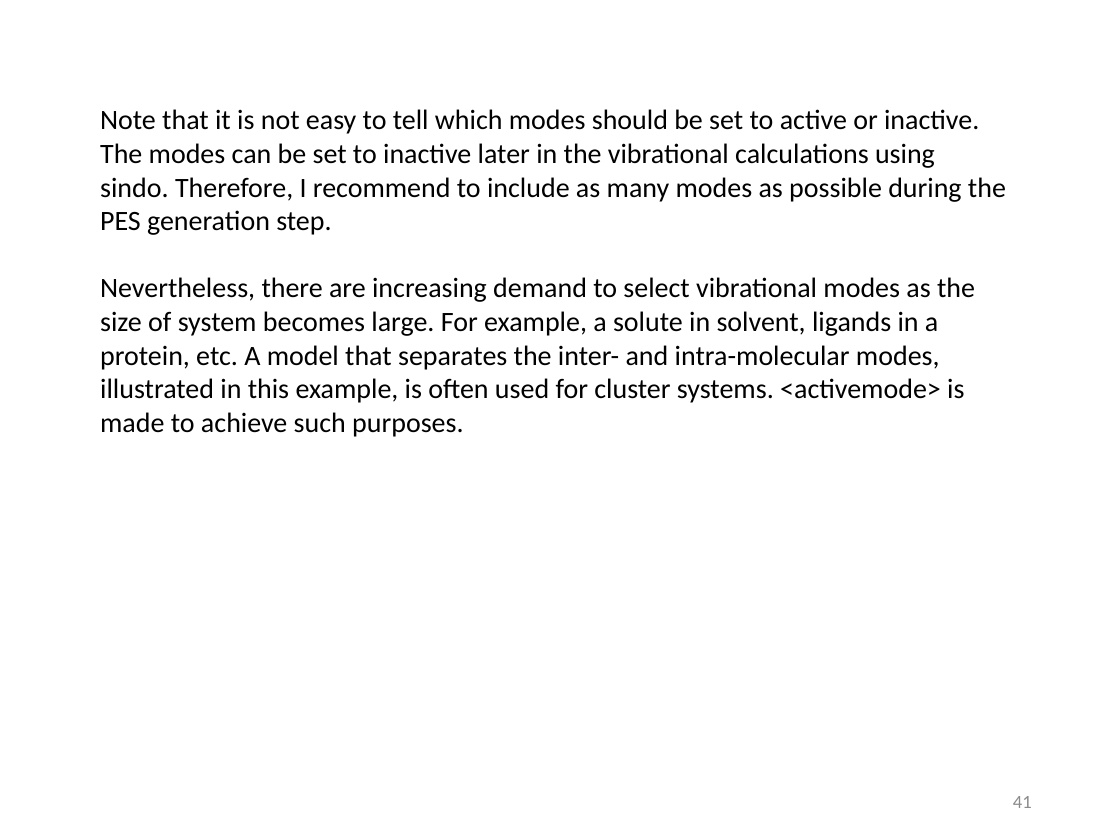
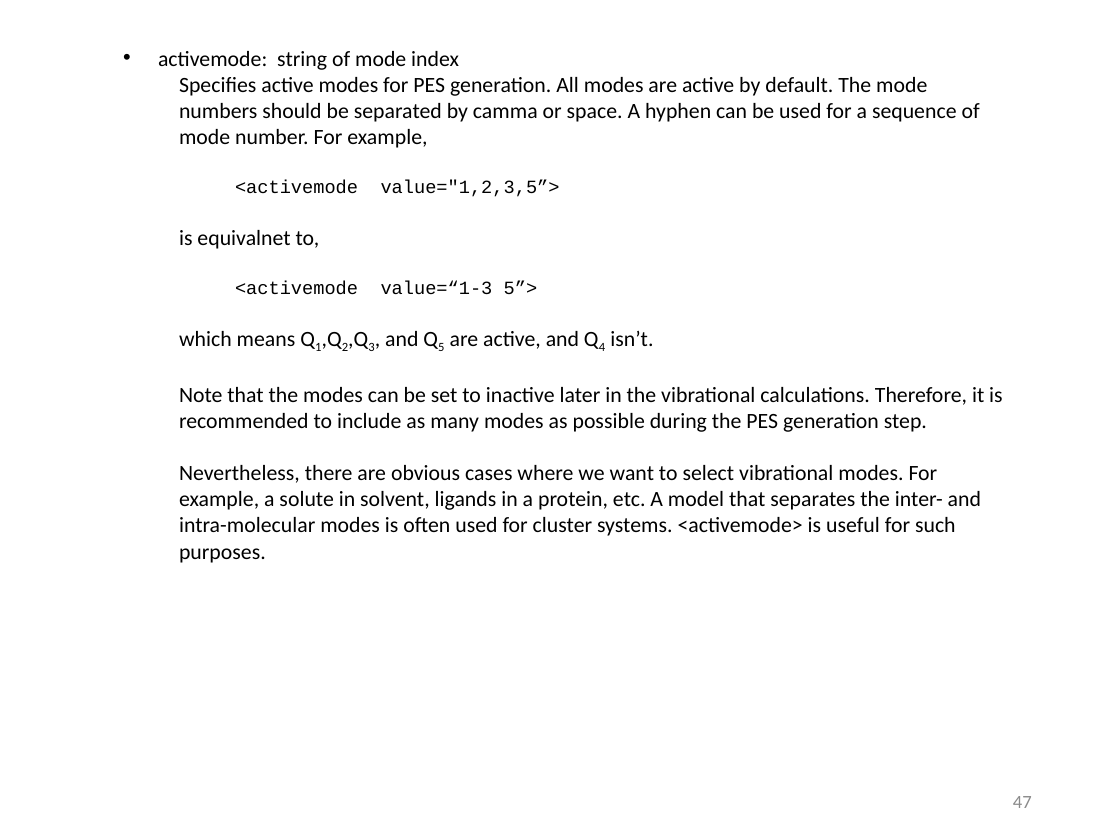
Before and after one commit to yagikiyoshi/sindo, a slide deck: slide 48 of doc/MakePES/usage_MakePES.pptx (slide 42 before the commit). Drawn at 1120x840 pixels with LibreOffice and Linux fonts; fonts in the diff are those of the drawing. Boxes give left, top, right and bottom in pixels: in the first picture for what was removed or moved away, otherwise in the second. Text is boxed around its words. In the diff, an @@ line names an element or a change of style, - is before the commit and + after.

```diff
--- a/doc/MakePES/usage_MakePES.pptx
+++ b/doc/MakePES/usage_MakePES.pptx
@@ text at <box>158,51,1003,563</box>: text changed; size 18 to 14 pt @@
-Note that it is not easy to tell which modes should be set to active or inactive. The modes can be set to inactive later in the vibrational calculations using sindo. Therefore, I recommend to include as many modes as possible during the PES generation step.
-Nevertheless, there are increasing demand to select vibrational modes as the size of system becomes large. For example, a solute in solvent, ligands in a protein, etc. A model that separates the inter- and intra-molecular modes, illustrated in this example, is often used for cluster systems. <activemode> is made to achieve such purposes.
+• activemode: string of mode index
+  Specifies active modes for PES generation. All modes are active by default. The mode numbers should be separated by camma or space. A hyphen can be used for a sequence of mode number. For example,
+    <activemode value="1,2,3,5”>
+  is equivalnet to,
+    <activemode value=“1-3 5”>
+  which means Q1,Q2,Q3, and Q5 are active, and Q4 isn’t.
+  Note that the modes can be set to inactive later in the vibrational calculations. Therefore, it is recommended to include as many modes as possible during the PES generation step.
+  Nevertheless, there are obvious cases where we want to select vibrational modes. For example, a solute in solvent, ligands in a protein, etc. A model that separates the inter- and intra-molecular modes is often used for cluster systems. <activemode> is useful for such purposes.
@@ page number at <box>1013,796,1032,808</box>: text changed @@
-41
+47
```
Also in this commit, not shown: 33 other slides changed, 10 slides added, 5 slides removed, 1 other file.
